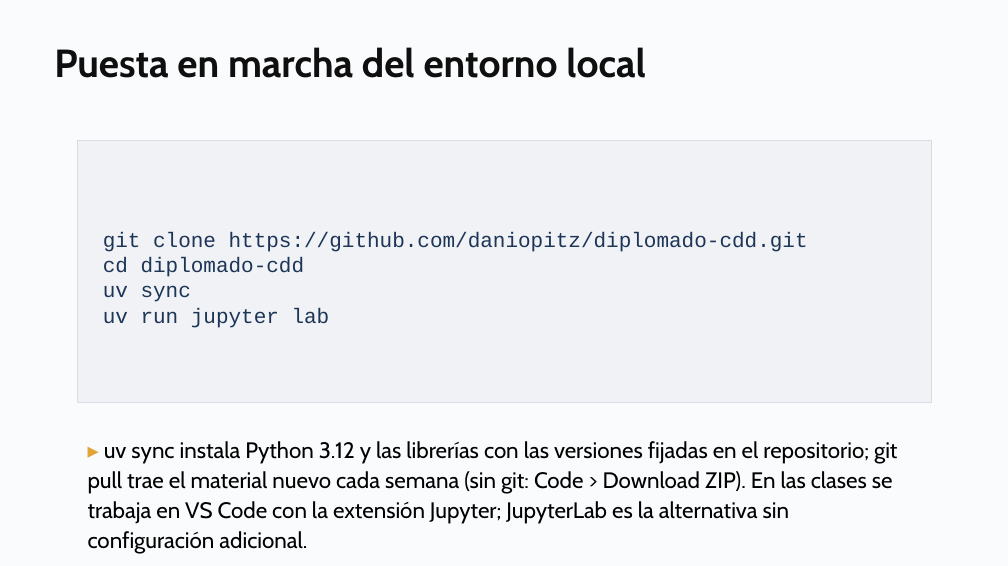
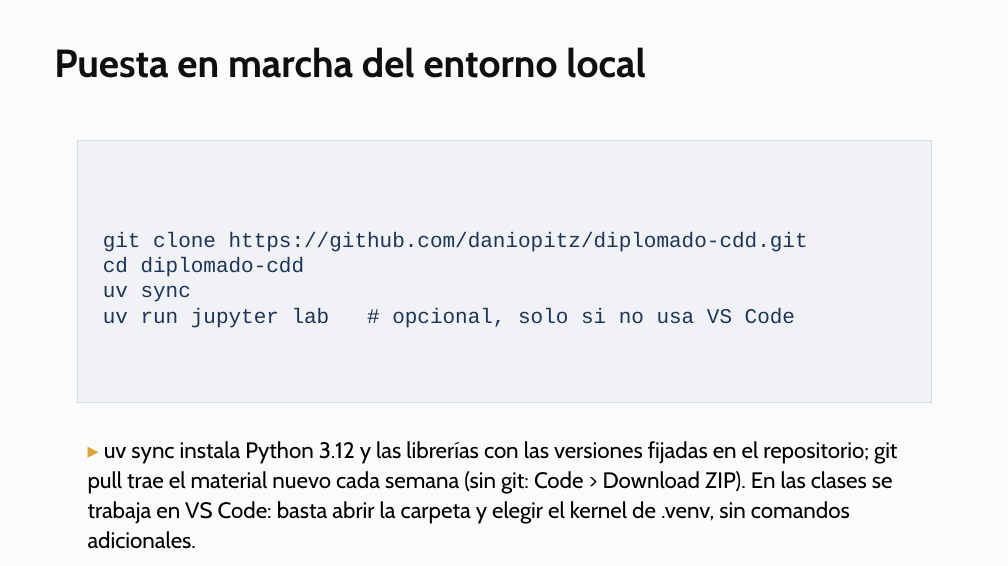
Before and after one commit to daniopitz/diplomado-cdd, a slide deck: slide 19 of presentaciones/clase01_fundamentos_ecosistema.pptx. Drawn at 1008x566 pixels with LibreOffice and Linux fonts; fonts in the diff are those of the drawing. Boxes give left, top, right and bottom in pixels: in the first picture for what was removed or moved away, otherwise in the second. Text is boxed around its words. In the diff, an @@ line names an element or a change of style, - is before the commit and + after.

```diff
--- a/presentaciones/clase01_fundamentos_ecosistema.pptx
+++ b/presentaciones/clase01_fundamentos_ecosistema.pptx
@@ text in rectangle at bbox=[103, 308, 795, 328]: text changed @@
-uv run jupyter lab
+uv run jupyter lab # opcional, solo si no usa VS Code
@@ text at bbox=[88, 441, 897, 549]: text changed @@
-▸ uv sync instala Python 3.12 y las librerías con las versiones fijadas en el repositorio; git pull trae el material nuevo cada semana (sin git: Code > Download ZIP). En las clases se trabaja en VS Code con la extensión Jupyter; JupyterLab es la alternativa sin configuración adicional.
+▸ uv sync instala Python 3.12 y las librerías con las versiones fijadas en el repositorio; git pull trae el material nuevo cada semana (sin git: Code > Download ZIP). En las clases se trabaja en VS Code: basta abrir la carpeta y elegir el kernel de .venv, sin comandos adicionales.
```
Also in this commit, not shown: 2 other files.
